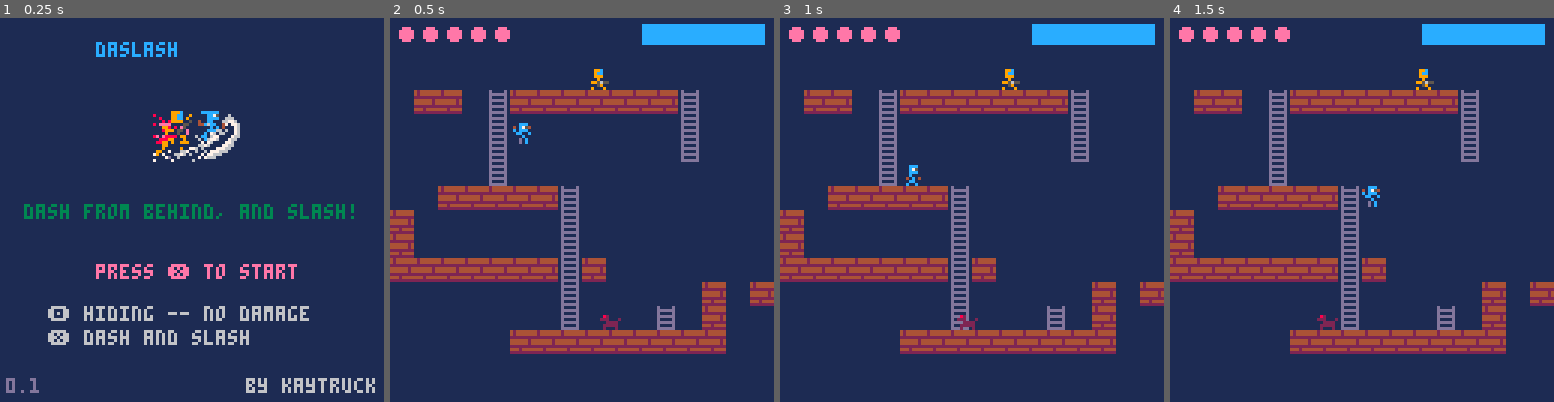
Above: before the commit, frames 1-4 (left to right).
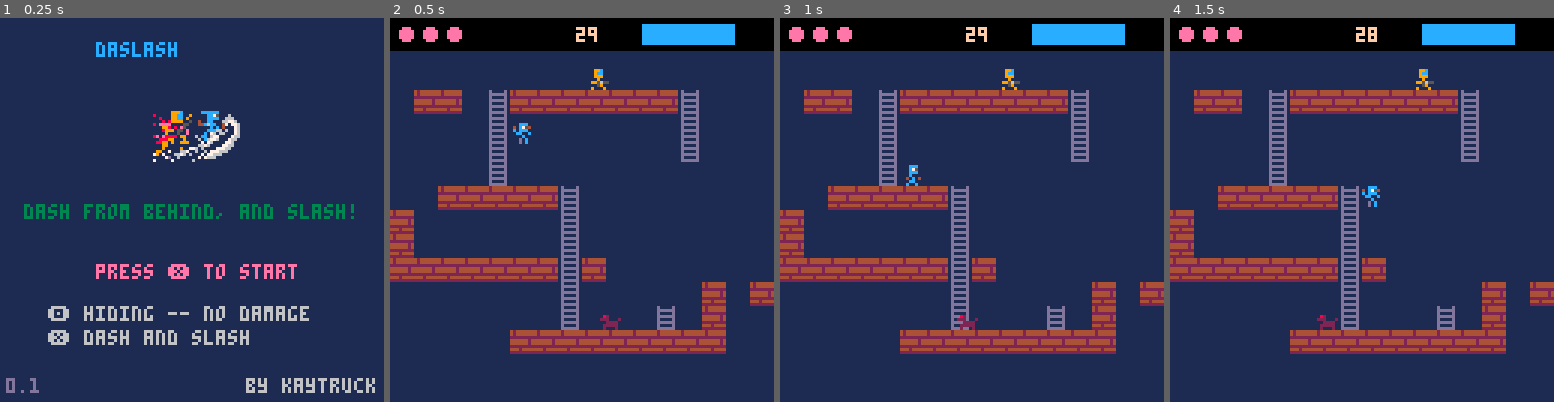
Above: after the commit, the same moments.

Repository: kaytruck/daslash
Game: PICO-8 cartridge daslash.p8
Same seed, same stepped clock (60 frames per second), same inputs: the game is played once before the commit and once after it.
Inputs:
- Up to frame 1 (0.25 s): no input
- Up to frame 2 (0.5 s): tap X (X key) at 0.33 s
- Up to frame 3 (1 s): tap O (Z key) at 0.7 s
- Up to frame 4 (1.5 s): tap X (X key) at 1.07 s

Frame 1 is identical in both runs. In frame 2, 6.9% of the frame differs, in the area x 0-100%, y 0-9%; in frame 3, 6.9%; in frame 4, 6.9%.

Commit message:
時間制限の追加

Diff:
--- a/main.lua
+++ b/main.lua
@@ -21,6 +21,8 @@
 	player = init_player()
 	-- enemies
 	enemies = init_enemies()
+	-- gaming info
+	time_cnt = 0
 end
 
 -- update
@@ -42,6 +44,13 @@
 end
 
 function update_gaming()
+	-- life time count down
+	time_cnt = time_cnt + 1
+	if time_cnt % 30 == 1
+	and player.life_time > 0 then
+		player.life_time = player.life_time - 1
+	end
+
 	update_player(player, enemies)
 	update_enemies(enemies)
 	animate_player(player)
@@ -73,10 +82,14 @@
 function draw_gaming()
 	cls(1)
 	draw_map()
+	rectfill(0, 0, 127, 10, 0)
 	-- draw player hp
 	for i=0, player.hp - 1 do
 		circfill(5 + 8 * i, 5, 2, 14)
 	end
+	-- draw life time
+	local life_time_s = "0"..player.life_time
+	print(sub(life_time_s, #life_time_s - 1), 62, 3, 15)
 	-- draw hiding time bar
 	local hbx = 84
 	rectfill(hbx, 2, (hbx + player.hiding_cnt_max), 8, 13)
@@ -89,10 +102,13 @@
 	end
 	rectfill(hbx, 2, (hbx + player.hiding_cnt_max - player.hiding_cnt), 8, hiding_bar_col)
 
+	-- draw player if hiding
 	if player.hiding then
 		draw_player(player)
 	end
+	-- draw enemies
 	draw_enemies(enemies)
+	-- draw player not hiding
 	if not player.hiding then
 		draw_player(player)
 	end
--- a/player.lua
+++ b/player.lua
@@ -18,9 +18,10 @@
 		dash_time=0,
 		dash_time_max = 6,
 		hiding_cnt = 0,
-		hiding_cnt_max = 40,
+		hiding_cnt_max = 30,
 		atk=3,
-		hp=5,					-- hp
+		hp=3,					-- hp
+		life_time = 30,			-- sec.
 		-- stat
 		running=false,
 		falling=false,
@@ -157,7 +158,8 @@
 
 	-- player die
 	if p.y > dead_h
-	or p.hp <= 0 then
+	or p.hp <= 0
+	or p.life_time <= 0 then
 		_update = update_gameover
 		_draw = draw_gameover
 	end
Not shown, changed: README.md
